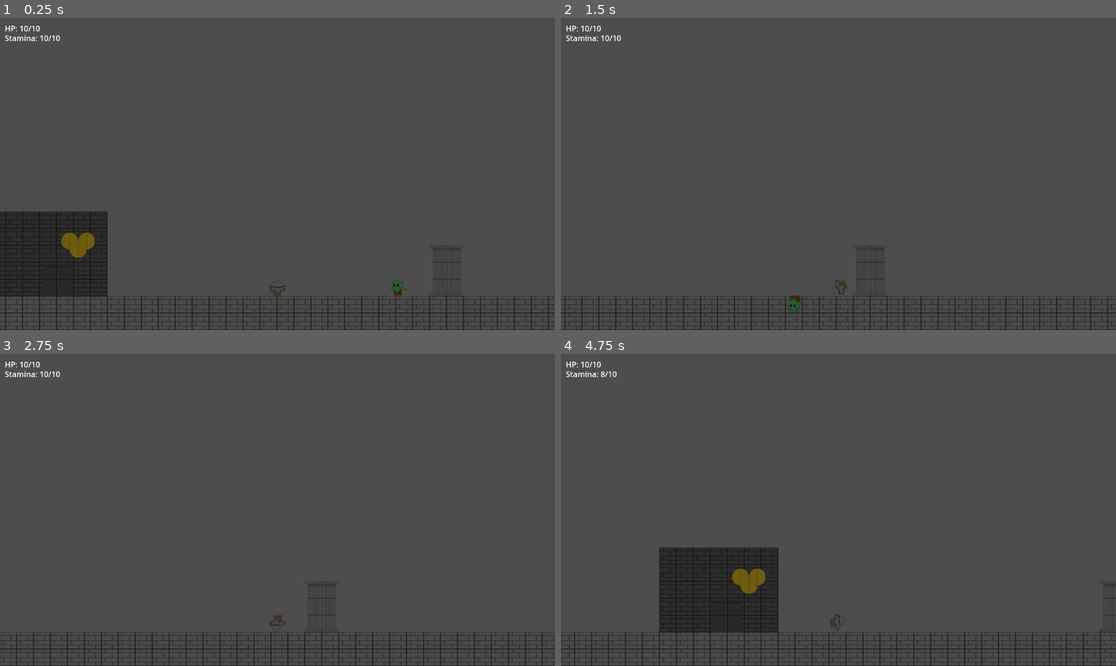
Above: before the commit, frames 1-4 (two rows, left to right).
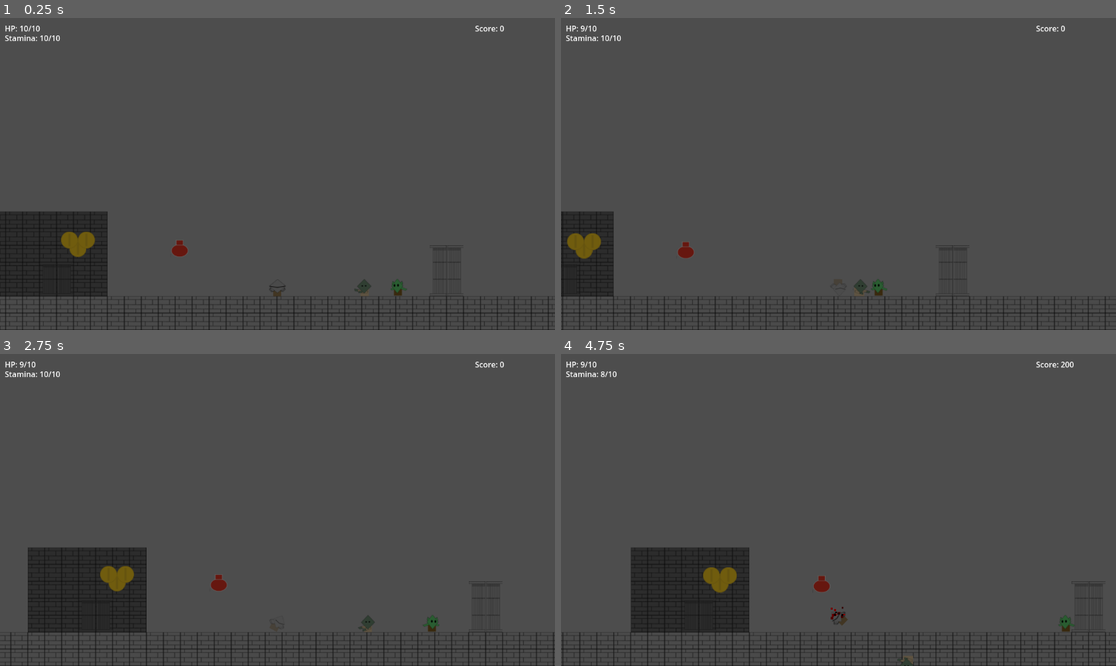
Above: after the commit, the same moments.

Repository: Slaps20/SDEV_248_Group_Project_2
Game: Godot game, scene res://Characters/main.tscn
Two runs of this game, one before a commit and one after it. Both use one fixed random seed, a clock stepped at 60 frames per second and the inputs below. The project has no main scene, so this scene is started directly.
Inputs:
- Up to frame 1 (0.25 s): no input
- Up to frame 2 (1.5 s): hold D (Right) 0.53-1.28 s; hold A (Left) from 1.28 s (still down)
- Up to frame 3 (2.75 s): release A (Left) at 2.03 s; hold D (Right) from 2.03 s (still down)
- Up to frame 4 (4.75 s): release D (Right) at 2.78 s; hold W (Up) 2.78-3.53 s; hold A (Left) from 3.53 s (still down)

The runs differ from the first frame. In frame 1, 0.3% of the frame differs, in the area x 11-91%, y 2-89%; in frame 2, 4.0%; in frame 3, 7.0%, in the area x 1-100%, y 2-100%; in frame 4, 4.6%.

Commit message:
Add files via upload

Diff:
--- /dev/null
+++ b/Characters/coin.gd
@@ -0,0 +1,6 @@
+extends Collectibles
+
+func _on_area_entered(area: Area2D) -> void:
+	if area == Global.playerCollision:
+		Global.score += score
+		queue_free()
--- /dev/null
+++ b/Characters/coin.tscn
@@ -0,0 +1,21 @@
+[gd_scene load_steps=4 format=3 uid="uid://ijd6ukrh48kr"]
+
+[ext_resource type="Script" uid="uid://bau16fb4kt7uq" path="res://Characters/coin.gd" id="1_oxx64"]
+[ext_resource type="Texture2D" uid="uid://crka6e8ji703p" path="res://Assets/terrain_tilemap.png" id="2_7t2kl"]
+
+[sub_resource type="CircleShape2D" id="CircleShape2D_gs2tn"]
+radius = 19.0
+
+[node name="Coin" type="Area2D"]
+script = ExtResource("1_oxx64")
+
+[node name="Sprite2D" type="Sprite2D" parent="."]
+texture = ExtResource("2_7t2kl")
+hframes = 5
+vframes = 4
+frame = 9
+
+[node name="CollisionShape2D" type="CollisionShape2D" parent="."]
+shape = SubResource("CircleShape2D_gs2tn")
+
+[connection signal="area_entered" from="." to="." method="_on_area_entered"]
--- /dev/null
+++ b/Characters/collectibles.gd
@@ -0,0 +1,15 @@
+extends Area2D # allows all collectibles to hover
+
+class_name Collectibles
+
+var score = 100
+
+func _ready():
+	hover()
+
+func hover():
+	var bump_tween = get_tree().create_tween()
+	bump_tween.bind_node(self) # this prevents the error spam for some reason
+	bump_tween.set_loops()
+	bump_tween.tween_property(self, "position", position + Vector2(0, -5), 0.9)
+	bump_tween.chain().tween_property(self, "position", position + Vector2(0, 5), 0.9)
--- a/Characters/global.gd
+++ b/Characters/global.gd
@@ -1,5 +1,8 @@
 extends Node
 
+var score = 0
+
 var playerDamageZone: Area2D
+var playerCollision: Area2D
 
 var enemyDamageZone: Area2D
--- a/Characters/goblin.gd
+++ b/Characters/goblin.gd
@@ -1,12 +1,14 @@
 extends CharacterBody2D
+
+class_name Enemy
 
 @onready var facing = 0 # -1/1 moves left/right; 0 doesn't move
 @onready var speed = 40
 @onready var dead = false
+@onready var points = 150
 
 func _ready() -> void:
 	Global.enemyDamageZone = $DealDamage
-
 
 func _physics_process(delta: float) -> void:
 	if dead == true:
@@ -29,6 +31,7 @@
 func _on_hurtbox_area_entered(area: Area2D) -> void:
 	if area == Global.playerDamageZone: # cartoonishly flips out of existence when killed
 		dead = true
+		Global.score += points
 		$AnimatedSprite2D.stop()
 		$AnimatedSprite2D.flip_v = true
 		$Hurtbox/CollisionShape2D.set_deferred("disabled", true)
--- /dev/null
+++ b/Characters/hud.gd
@@ -0,0 +1,10 @@
+extends CanvasLayer
+
+func update_hp(hp, max_hp):
+	$Health.text = "HP: " + str(hp) + "/" + str(max_hp) + "\n"
+
+func update_stamina(stamina, max_stamina):
+	if stamina < 0:
+		$Stamina.text = "Stamina: 0" + "/" + str(max_stamina)
+	else:
+		$Stamina.text = "Stamina: %d" % stamina + "/" + str(max_stamina)
--- a/Characters/hud.tscn
+++ b/Characters/hud.tscn
@@ -1,6 +1,7 @@
-[gd_scene load_steps=2 format=3 uid="uid://nsb1nsjju3s3"]
+[gd_scene load_steps=3 format=3 uid="uid://nsb1nsjju3s3"]
 
-[ext_resource type="Script" uid="uid://ehaprpyq5n3m" path="res://hud.gd" id="1_gclio"]
+[ext_resource type="Script" uid="uid://ehaprpyq5n3m" path="res://Characters/hud.gd" id="1_gclio"]
+[ext_resource type="Script" uid="uid://w2ibl7pph8d0" path="res://Characters/score_UI.gd" id="2_iqwxm"]
 
 [node name="HUD" type="CanvasLayer"]
 script = ExtResource("1_gclio")
@@ -19,5 +20,8 @@
 offset_bottom = 86.0
 
 [node name="Score" type="RichTextLabel" parent="."]
-offset_right = 40.0
-offset_bottom = 40.0
+offset_left = 986.0
+offset_top = 10.0
+offset_right = 1142.0
+offset_bottom = 66.0
+script = ExtResource("2_iqwxm")
--- a/Characters/little_knight.gd
+++ b/Characters/little_knight.gd
@@ -16,34 +16,44 @@
 @onready var stamina
 
 @onready var is_moving: bool = false
+@onready var can_take_damage: bool = true
+@onready var dead: bool = false
 
 func _ready() -> void:
 	Global.playerDamageZone = $DealDamage
+	Global.playerCollision = $TakeDamage
 	stamina = max_stamina
 	hp = max_hp
-	hp_changed.emit(hp, max_hp)
-
+	$CPUParticles2D.emitting = false
 
 func _physics_process(delta: float) -> void:
 	var timer = Timer.new() # probably won't need this
 	timer.wait_time = 3.0
 	add_child(timer)
 
+	hp_changed.emit(hp, max_hp)
+
 	if linear_velocity == Vector2(0, 0):
 		is_moving = false
 
 	if !is_moving: # idk if this makes movement better or not but whatever lol
 		apply_central_impulse(Vector2.ZERO)
+
+	if !dead:
 		_animated_sprite.play("Idle")
-
-	animate_stamina(delta)
-	movement()
+		animate_stamina(delta)
+		movement()
 
 	if linear_velocity.x > 420.0 or linear_velocity.x < -420.0: # dash threshold
 		$DealDamage/AttackHitbox.disabled = false
 		$ResetPowerMode.start()
+		$CPUParticles2D.emitting = true
+		$CPUParticles2D.show()
 	if $ResetPowerMode.is_stopped(): # ensures dash isn't unfairly gone while moving on ground
 		$DealDamage/AttackHitbox.disabled = true
+		$CPUParticles2D.emitting = false
+		$CPUParticles2D.restart()
+		$CPUParticles2D.hide()
 
 func movement():
 	if Input.is_action_pressed("Right"):
@@ -80,3 +90,29 @@
 	#var armor_equiped = {};
 	#var weapons_equiped = {};
 	#var rings = {}
+
+func _on_take_damage_area_entered(area: Area2D) -> void:
+	if can_take_damage:
+		var hurtbox = $TakeDamage.get_overlapping_areas()
+		if hurtbox:
+			var hitbox = hurtbox.front()
+			if hitbox.get_parent() is Enemy:
+				take_damage()
+
+func take_damage():
+	if hp > 0:
+		hp -= 1
+		hp_changed.emit(hp, max_hp)
+		if hp <= 0: # comically falls off map like goblin death
+			hp = 0
+			dead = true
+			$AnimatedSprite2D.stop()
+			$TakeDamage/Hurtbox.set_deferred("disabled", true)
+			$DealDamage/AttackHitbox.set_deferred("disabled", true)
+			set_collision_layer_value(1, false)
+			set_collision_mask_value(1, false)
+		can_take_damage = false # invulnerability state
+		$".".modulate.a = 0.5
+		await get_tree().create_timer(3.0).timeout
+		can_take_damage = true
+		$".".modulate.a = 1
--- a/Characters/main.gd
+++ b/Characters/main.gd
@@ -2,7 +2,6 @@
 
 func _ready() -> void:
 	set_camera_limits()
-	set_objects()
 
 func set_camera_limits(): # self explanatory...
 	var map_size = $Structure.get_used_rect()
@@ -10,6 +9,3 @@
 	$Knight/little_knight/Camera2D.limit_left = (map_size.position.x) * cell_size.x
 	$Knight/little_knight/Camera2D.limit_right = (map_size.end.x) * cell_size.x
 	$Knight/little_knight/Camera2D.limit_bottom = (map_size.end.y) * cell_size.y
-
-func set_objects(): # instantiates loot/mobs for you with the tileset
-	pass
--- a/Characters/main.tscn
+++ b/Characters/main.tscn
@@ -22,10 +22,10 @@
 tile_map_data = PackedByteArray("AAABAAEAAAAAAAAAAAAAAAEAAAAAAAAAAAAFAAEAAAAAAAAAAAAFAAIAAAAAAAAAAAAEAAEAAAAAAAAAAAAEAA …(3360 unchanged characters)…
 
 [node name="Loot" parent="Structure" index="0"]
-tile_map_data = PackedByteArray("AADp//v/AAAEAAEAAADn//v/AAAEAAEAAADo//z/AAAEAAEAAAA=")
+tile_map_data = PackedByteArray("AADo//z/AQAAAAAAAQDn//v/AQAAAAAAAQDp//v/AQAAAAAAAQD0//z/AQAAAAAAAgA=")
 
 [node name="Enemies" parent="Structure" index="1"]
-tile_map_data = PackedByteArray("AAAHAAAAAAAAAAAAAQAbAAAAAAAAAAAAAQA=")
+tile_map_data = PackedByteArray("AAAHAAAAAAAAAAAAAQAbAAAAAAAAAAAAAQAFAAAAAAAAAAAAAgA=")
 
 [node name="Background" parent="Structure" index="2"]
 tile_map_data = PackedByteArray("AADy////AAACAAAAAADz////AAADAAAAAADy/wAAAAACAAIAAADz/wAAAAADAAIAAAA=")
@@ -35,6 +35,10 @@
 
 [node name="Knight" parent="." instance=ExtResource("3_fvrax")]
 
+[connection signal="area_entered" from="Structure/Loot/Coin" to="Structure/Loot/Coin" method="_on_area_entered"]
+[connection signal="area_entered" from="Structure/Loot/@Area2D@204854" to="Structure/Loot/@Area2D@204854" method="_on_area_entered"]
+[connection signal="area_entered" from="Structure/Loot/@Area2D@204855" to="Structure/Loot/@Area2D@204855" method="_on_area_entered"]
+[connection signal="area_entered" from="Structure/Loot/potion" to="Structure/Loot/potion" method="_on_area_entered"]
 [connection signal="hp_changed" from="Knight/little_knight" to="HUD" method="update_hp"]
 [connection signal="stamina_changed" from="Knight/little_knight" to="HUD" method="update_stamina"]
 
--- /dev/null
+++ b/Characters/potion.tscn
@@ -0,0 +1,21 @@
+[gd_scene load_steps=4 format=3 uid="uid://clrld3v6b8poq"]
+
+[ext_resource type="Script" uid="uid://df8gjtp7yydxp" path="res://potion.gd" id="1_1f4fy"]
+[ext_resource type="Texture2D" uid="uid://crka6e8ji703p" path="res://Assets/terrain_tilemap.png" id="2_x104j"]
+
+[sub_resource type="CircleShape2D" id="CircleShape2D_2mbef"]
+radius = 20.025
+
+[node name="potion" type="Area2D"]
+script = ExtResource("1_1f4fy")
+
+[node name="Sprite2D" type="Sprite2D" parent="."]
+texture = ExtResource("2_x104j")
+hframes = 5
+vframes = 4
+frame = 14
+
+[node name="CollisionShape2D" type="CollisionShape2D" parent="."]
+shape = SubResource("CircleShape2D_2mbef")
+
+[connection signal="area_entered" from="." to="." method="_on_area_entered"]
--- /dev/null
+++ b/Characters/score_UI.gd
@@ -0,0 +1,6 @@
+extends RichTextLabel
+
+func _process(delta: float) -> void:
+	self.text = "Score: " + str(Global.score)
+
+# apparently i have to create this seperate script in order for the score to increment and i dont know why
--- a/Characters/simple_knight_v1_0.tscn
+++ b/Characters/simple_knight_v1_0.tscn
@@ -495,6 +495,14 @@
 [sub_resource type="CapsuleShape2D" id="CapsuleShape2D_k5t4t"]
 radius = 16.0
 height = 36.0
+
+[sub_resource type="Curve" id="Curve_dy5uf"]
+_limits = [-360.0, 360.0, 0.0, 1.0]
+_data = [Vector2(0, -360), 0.0, 0.0, 0, 0, Vector2(1, 351.91), 0.0, 0.0, 0, 0]
+point_count = 2
+
+[sub_resource type="Gradient" id="Gradient_dy5uf"]
+colors = PackedColorArray(0, 0, 0, 1, 1, 0, 0, 1)
 
 [node name="Knight" type="Node2D"]
 top_level = true
@@ -532,3 +540,16 @@
 wait_time = 0.4
 one_shot = true
 autostart = true
+
+[node name="CPUParticles2D" type="CPUParticles2D" parent="little_knight"]
+amount = 20
+direction = Vector2(1, -10)
+gravity = Vector2(0, 200)
+orbit_velocity_min = 2.0
+orbit_velocity_max = 20.0
+angle_curve = SubResource("Curve_dy5uf")
+scale_amount_min = 3.0
+scale_amount_max = 5.0
+color_ramp = SubResource("Gradient_dy5uf")
+
+[connection signal="area_entered" from="little_knight/TakeDamage" to="little_knight" method="_on_take_damage_area_entered"]
--- a/Characters/tileset.tscn
+++ b/Characters/tileset.tscn
@@ -1,7 +1,10 @@
-[gd_scene load_steps=11 format=4 uid="uid://b51sor208gitu"]
+[gd_scene load_steps=14 format=4 uid="uid://b51sor208gitu"]
 
 [ext_resource type="Texture2D" uid="uid://crka6e8ji703p" path="res://Assets/terrain_tilemap.png" id="1_2ap32"]
+[ext_resource type="PackedScene" uid="uid://ijd6ukrh48kr" path="res://Characters/coin.tscn" id="2_6ql6v"]
 [ext_resource type="PackedScene" uid="uid://cmvujjwc2jhhs" path="res://Characters/goblin.tscn" id="3_6ql6v"]
+[ext_resource type="PackedScene" uid="uid://cjrwbel8yqlp4" path="res://Characters/zombie.tscn" id="3_7elss"]
+[ext_resource type="PackedScene" uid="uid://clrld3v6b8poq" path="res://Characters/potion.tscn" id="3_ryrsk"]
 
 [sub_resource type="TileSetAtlasSource" id="TileSetAtlasSource_ybxfq"]
 resource_name = "Structure"
@@ -34,20 +37,16 @@
 physics_layer_0/collision_layer = 1
 sources/0 = SubResource("TileSetAtlasSource_ybxfq")
 
-[sub_resource type="TileSetAtlasSource" id="TileSetAtlasSource_mu7pt"]
-texture = ExtResource("1_2ap32")
-separation = Vector2i(1, 1)
-texture_region_size = Vector2i(32, 32)
-4:0/0 = 0
-4:1/0 = 0
-4:2/0 = 0
-4:3/0 = 0
+[sub_resource type="TileSetScenesCollectionSource" id="TileSetScenesCollectionSource_ryrsk"]
+scenes/1/scene = ExtResource("2_6ql6v")
+scenes/2/scene = ExtResource("3_ryrsk")
 
 [sub_resource type="TileSet" id="TileSet_awjr1"]
-sources/0 = SubResource("TileSetAtlasSource_mu7pt")
+sources/1 = SubResource("TileSetScenesCollectionSource_ryrsk")
 
 [sub_resource type="TileSetScenesCollectionSource" id="TileSetScenesCollectionSource_rfkrg"]
 scenes/1/scene = ExtResource("3_6ql6v")
+scenes/2/scene = ExtResource("3_7elss")
 
 [sub_resource type="TileSet" id="TileSet_3n4lr"]
 tile_size = Vector2i(32, 32)
@@ -89,18 +88,18 @@
 
 [node name="Loot" type="TileMapLayer" parent="."]
 z_index = 9
-tile_map_data = PackedByteArray("AAAVAAEAAAAEAAAAAAAYAAEAAAAEAAEAAAAYAAQAAAAEAAEAAAAZAAUAAAAEAAEAAAAZAAQAAAAEAAEAAAAYAAYAAAAEAAEAAAAVAAQAAAAEAAAAAAAUAAUAAAAEAAAAAAAdAAEAAAAEAAIAAAAhAAEAAAAEAAMAAAA=")
 tile_set = SubResource("TileSet_awjr1")
 
 [node name="Enemies" type="TileMapLayer" parent="."]
+z_index = 8
 tile_set = SubResource("TileSet_3n4lr")
 
 [node name="Background" type="TileMapLayer" parent="."]
-z_index = 8
+z_index = 7
 tile_map_data = PackedByteArray("AAAHAAAAAAAAAAAAAAAIAAAAAAABAAAAAAAHAAEAAAAAAAEAAAAIAAEAAAABAAEAAAAHAAMAAAACAAAAAAAIAAMAAAADAAAAAAAIAAQAAAADAAEAAAAIAAUAAAADAAIAAAAHAAQAAAACAAEAAAAHAAUAAAACAAIAAAA=")
 tile_set = SubResource("TileSet_6wqun")
 
 [node name="Further Background" type="TileMapLayer" parent="."]
-z_index = 7
+z_index = 6
 tile_map_data = PackedByteArray("AAAHAAAAAAAAAAAAAAAIAAAAAAABAAAAAAAHAAEAAAAAAAEAAAAIAAEAAAABAAEAAAAHAAMAAAACAAAAAAAIAAMAAAADAAAAAAAIAAQAAAADAAEAAAAIAAUAAAADAAIAAAAHAAQAAAACAAEAAAAHAAUAAAACAAIAAAA=")
 tile_set = SubResource("TileSet_6wqun")
--- /dev/null
+++ b/Characters/zombie.gd
@@ -0,0 +1,5 @@
+extends Enemy # literally just goblin but faster lmaoo
+
+func _ready():
+	speed = 60
+	points = 200
--- /dev/null
+++ b/Characters/zombie.tscn
@@ -0,0 +1,89 @@
+[gd_scene load_steps=12 format=3 uid="uid://cjrwbel8yqlp4"]
+
+[ext_resource type="Script" uid="uid://b3ex42t5ck7pc" path="res://Characters/zombie.gd" id="1_3w5nb"]
+[ext_resource type="Texture2D" uid="uid://b55tbfvp51ucr" path="res://Assets/zombie.png" id="2_wbk6q"]
+
+[sub_resource type="AtlasTexture" id="AtlasTexture_b2p8e"]
+atlas = ExtResource("2_wbk6q")
+region = Rect2(0, 1, 32, 32)
+
+[sub_resource type="AtlasTexture" id="AtlasTexture_x3dli"]
+atlas = ExtResource("2_wbk6q")
+region = Rect2(1, 33, 32, 32)
+
+[sub_resource type="AtlasTexture" id="AtlasTexture_sdlgx"]
+atlas = ExtResource("2_wbk6q")
+region = Rect2(33, 33, 32, 32)
+
+[sub_resource type="AtlasTexture" id="AtlasTexture_dxulg"]
+atlas = ExtResource("2_wbk6q")
+region = Rect2(66, 33, 32, 32)
+
+[sub_resource type="AtlasTexture" id="AtlasTexture_4ltif"]
+atlas = ExtResource("2_wbk6q")
+region = Rect2(98, 33, 32, 32)
+
+[sub_resource type="SpriteFrames" id="SpriteFrames_5ivgc"]
+animations = [{
+"frames": [{
+"duration": 1.0,
+"texture": SubResource("AtlasTexture_b2p8e")
+}],
+"loop": true,
+"name": &"default",
+"speed": 5.0
+}, {
+"frames": [{
+"duration": 1.0,
+"texture": SubResource("AtlasTexture_x3dli")
+}, {
+"duration": 1.0,
+"texture": SubResource("AtlasTexture_sdlgx")
+}, {
+"duration": 1.0,
+"texture": SubResource("AtlasTexture_dxulg")
+}, {
+"duration": 1.0,
+"texture": SubResource("AtlasTexture_4ltif")
+}],
+"loop": true,
+"name": &"walk",
+"speed": 5.0
+}]
+
+[sub_resource type="RectangleShape2D" id="RectangleShape2D_6tlm8"]
+size = Vector2(16, 32)
+
+[sub_resource type="RectangleShape2D" id="RectangleShape2D_h6jj7"]
+size = Vector2(27, 32)
+
+[sub_resource type="CircleShape2D" id="CircleShape2D_k14c6"]
+radius = 17.0
+
+[node name="Zombie" type="CharacterBody2D"]
+script = ExtResource("1_3w5nb")
+
+[node name="AnimatedSprite2D" type="AnimatedSprite2D" parent="."]
+sprite_frames = SubResource("SpriteFrames_5ivgc")
+animation = &"walk"
+autoplay = "walk"
+frame_progress = 0.578721
+
+[node name="CollisionShape2D" type="CollisionShape2D" parent="."]
+shape = SubResource("RectangleShape2D_6tlm8")
+
+[node name="DealDamage" type="Area2D" parent="."]
+
+[node name="CollisionShape2D" type="CollisionShape2D" parent="DealDamage"]
+position = Vector2(0.5, 0)
+shape = SubResource("RectangleShape2D_h6jj7")
+
+[node name="Hurtbox" type="Area2D" parent="."]
+
+[node name="CollisionShape2D" type="CollisionShape2D" parent="Hurtbox"]
+shape = SubResource("CircleShape2D_k14c6")
+
+[node name="VisibleOnScreenNotifier2D" type="VisibleOnScreenNotifier2D" parent="."]
+
+[connection signal="area_entered" from="Hurtbox" to="." method="_on_hurtbox_area_entered"]
+[connection signal="screen_entered" from="VisibleOnScreenNotifier2D" to="." method="_on_visible_on_screen_notifier_2d_screen_entered"]
--- /dev/null
+++ b/potion.gd
@@ -0,0 +1,12 @@
+extends Collectibles
+
+func _ready() -> void:
+	hover()
+	score = 500
+
+func _on_area_entered(area: Area2D) -> void:
+	if area == Global.playerCollision:
+		Global.score += score
+		queue_free()
+
+# tryna give hp? too bad, i can't figure it out, certainly not with global var
Not shown, added: Characters/coin.gd.uid
Not shown, added: Characters/collectibles.gd.uid
Not shown, added: Characters/hud.gd.uid
Not shown, added: Characters/score_UI.gd.uid
Not shown: 1 places in Characters/simple_knight_v1_0.tscn that only renumber resources
Not shown, added: Characters/zombie.gd.uid
Not shown, added: potion.gd.uid
